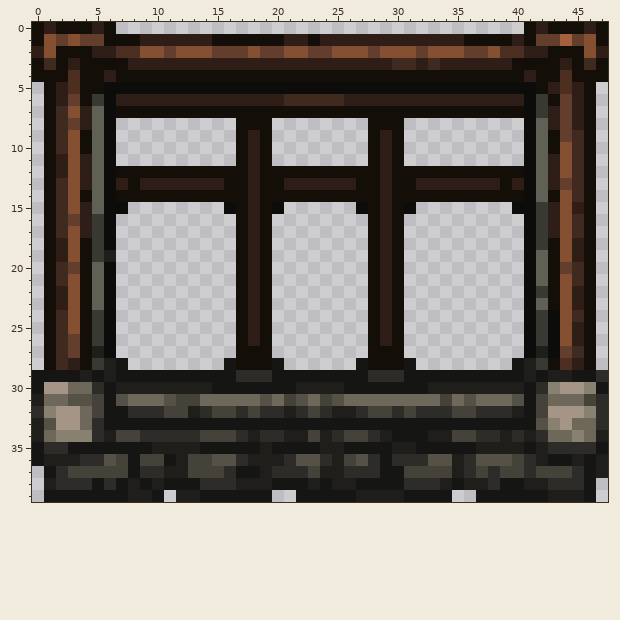
One commit to this pixel-art sprite: content/Entities/Structures/Buildings/Storage/storage.png. Above is the file before it was changed.
The file is 48x40 pixels. Colours within 5 levels of each other are drawn and written as one.
After:
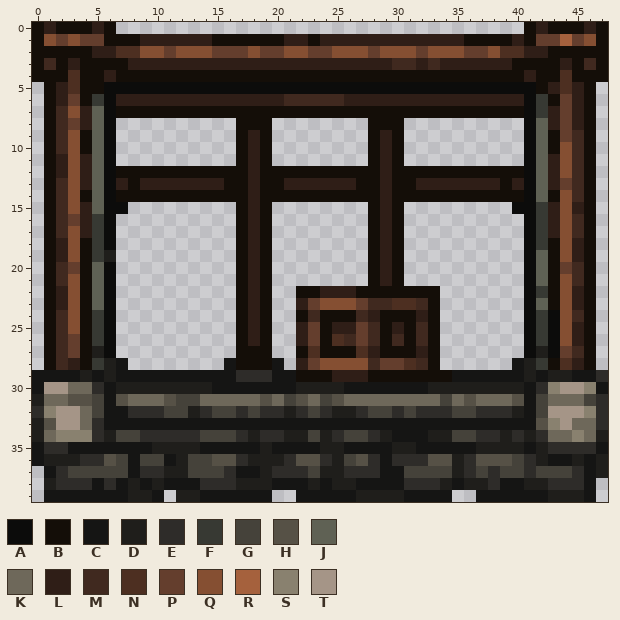
Palette (. is transparent): A #0c0c0b  B #140e08  C #151514  D #1f1e1b  E #2e2c29  F #373933  G #45423a  H #565146  J #5f6154  K #6e685a  L #2f1e17  M #40291f  N #4d2f21  P #643e2d  Q #854f32  R #a5613d  S #89816f  T #a59587
Edits made:
Changed rows in their new state; - is an unchanged pixel.
first column x 0:
 2 BB--------------------------------------------BB
first column x 16:
15 .---.------.---.
first column x 22:
22 BBLLLB-B-BBB-
23 LPQQQPMMNNMB-
24 BMBBBMLB-BLB-
25 LPBLLPMBLBMB-
26 LPBNMPMBMBMB-
27 BNBBBNL--BLB-
28 LPQQQQMPPNMB-
29 BBBLLLBBBBBBB
